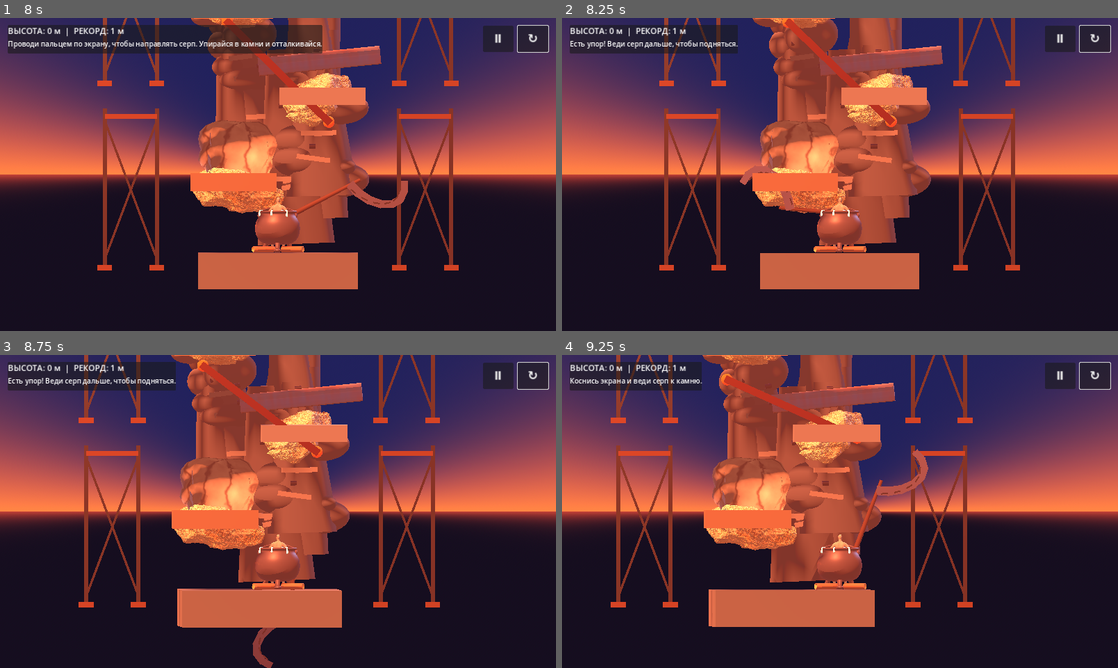
Above: before the commit, frames 1-4 (two rows, left to right).
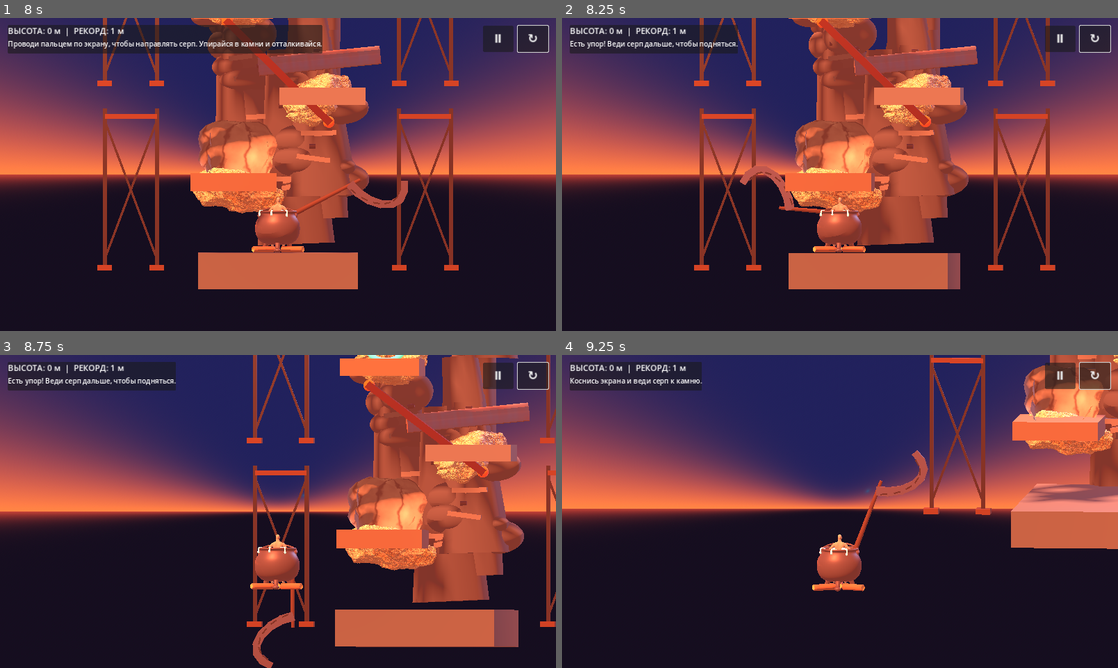
Above: after the commit, the same moments.

Repository: uchihabaha05-del/CLIMB-MASTER
Game: Godot game, scene res://scenes/main.tscn
Same seed, same stepped clock (60 frames per second), same inputs: the game is played once before the commit and once after it.
Inputs (mouse positions are in pixels of both pictures, inside the frame that each line leads up to):
- Up to frame 1 (8 s): click "↻" at 0.5 s; click "Ⅱ" at 1.25 s; click "▶" at 2 s; click "Ⅱ" at 2.75 s; click "▶" at 3.5 s; click "↻" at 4.25 s; click "Ⅱ" at 5 s; click "▶" at 5.75 s; click "↻" at 6.5 s; move the mouse to (400, 158) at 7.27 s; click (400, 158) at 7.42 s
- Up to frame 2 (8.25 s): drag from (728, 190) to (812, 237) at 8.02 s
- Up to frame 3 (8.75 s): no input
- Up to frame 4 (9.25 s): move the mouse to (895, 442) at 8.77 s; click (895, 442) at 8.92 s

Frame 1 is identical in both runs. In frame 2, 25% of the frame differs, in the area x 17-89%, y 0-87%; in frame 3, 46%, in the area x 14-100%, y 0-100%; in frame 4, 36%.

Commit message:
Improve climbing response, swing momentum and contact feedback

Diff:
--- a/scripts/player.gd
+++ b/scripts/player.gd
@@ -22,6 +22,8 @@
 var aim_elevation := 0.0
 var dragging := false
 var pointer_position := Vector2.ZERO
+var last_aim_angle := -0.72
+var swing_delta := 0.0
 var imported_skeleton: Skeleton3D
 var posed_bones: Array[int] = []
 var hook_feedback := "Веди серп пальцем по экрану. Упирайся лезвием в препятствия, чтобы отталкиваться."
@@ -365,6 +367,8 @@
 
 func reset_hammer() -> void:
     aim_angle = -0.72
+    last_aim_angle = aim_angle
+    swing_delta = 0.0
     aim_elevation = 0.0
     dragging = false
     scythe_contact_valid = false
@@ -399,7 +403,10 @@
     var pointer_vector := screen_position - pivot_screen
     if pointer_vector.length_squared() < 16.0:
         return
-    aim_angle = clampf(atan2(-pointer_vector.y, pointer_vector.x) - PI * 0.5, -PI, PI)
+    var next_angle := clampf(atan2(-pointer_vector.y, pointer_vector.x) - PI * 0.5, -PI, PI)
+    swing_delta = wrapf(next_angle - aim_angle, -PI, PI)
+    last_aim_angle = aim_angle
+    aim_angle = next_angle
     _update_hammer_pose()
 
 func _update_hammer_pose() -> void:
@@ -421,15 +428,23 @@
             normal.z = 0.0
             normal = normal.normalized()
             if normal.length_squared() > 0.1:
-                velocity += normal * 28.0 * delta
-                var tangent := Vector3(-normal.y, normal.x, 0.0)
-                velocity += tangent * clampf(aim_angle * 0.7, -0.8, 0.8) * delta
+                # Surface reaction lifts or swings the whole cauldron.
+                var contact_strength := clampf(1.0 + absf(swing_delta) * 2.4, 1.0, 2.6)
+                velocity += normal * 34.0 * contact_strength * delta
+                var lever := scythe_contact_point - global_position
+                var tangent := Vector3(-lever.y, lever.x, 0.0).normalized()
+                if tangent.length_squared() > 0.1:
+                    velocity += tangent * clampf(swing_delta * 8.0, -2.8, 2.8)
+                # Keep a small upward component when bracing against a near-vertical wall.
+                if absf(normal.y) < 0.28:
+                    velocity.y += 5.5 * delta
             hook_feedback = "Есть упор! Веди серп дальше, чтобы подняться."
         else:
             hook_feedback = "Коснись экрана и веди серп к камню."
 
+    swing_delta = move_toward(swing_delta, 0.0, 5.5 * delta)
     velocity.x = clampf(velocity.x, -MAX_HORIZONTAL_SPEED, MAX_HORIZONTAL_SPEED)
-    velocity.y = clampf(velocity.y, -13.0, 15.0)
+    velocity.y = clampf(velocity.y, -15.0, 18.0)
     velocity.z = 0.0
     move_and_slide()
     velocity.z = 0.0
